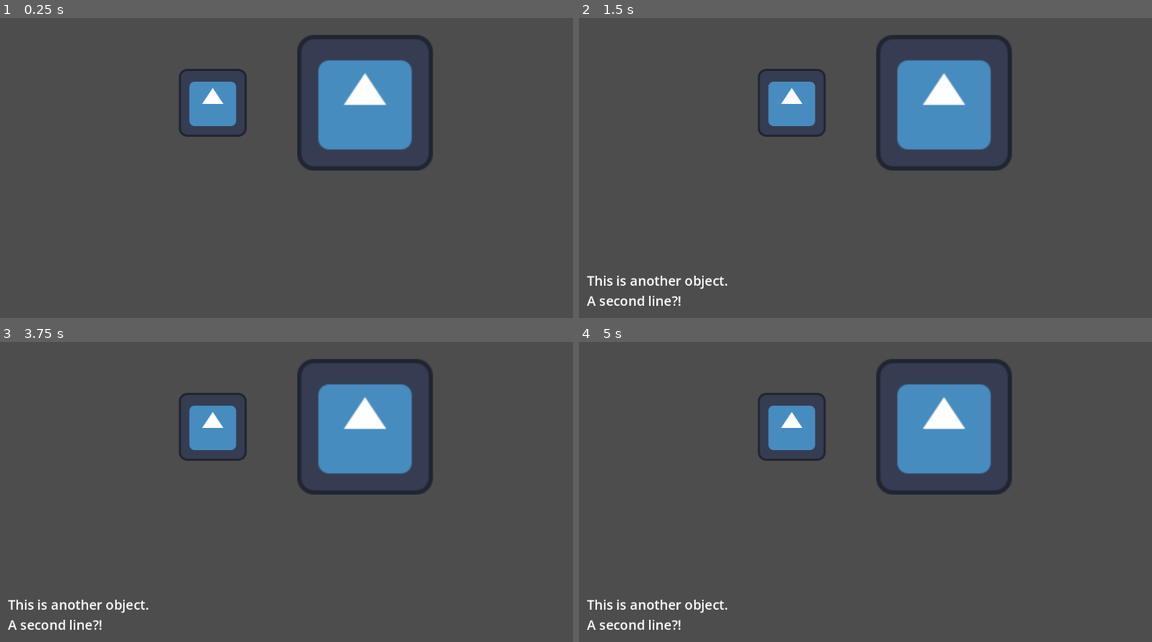
Above: before the commit, frames 1-4 (two rows, left to right).
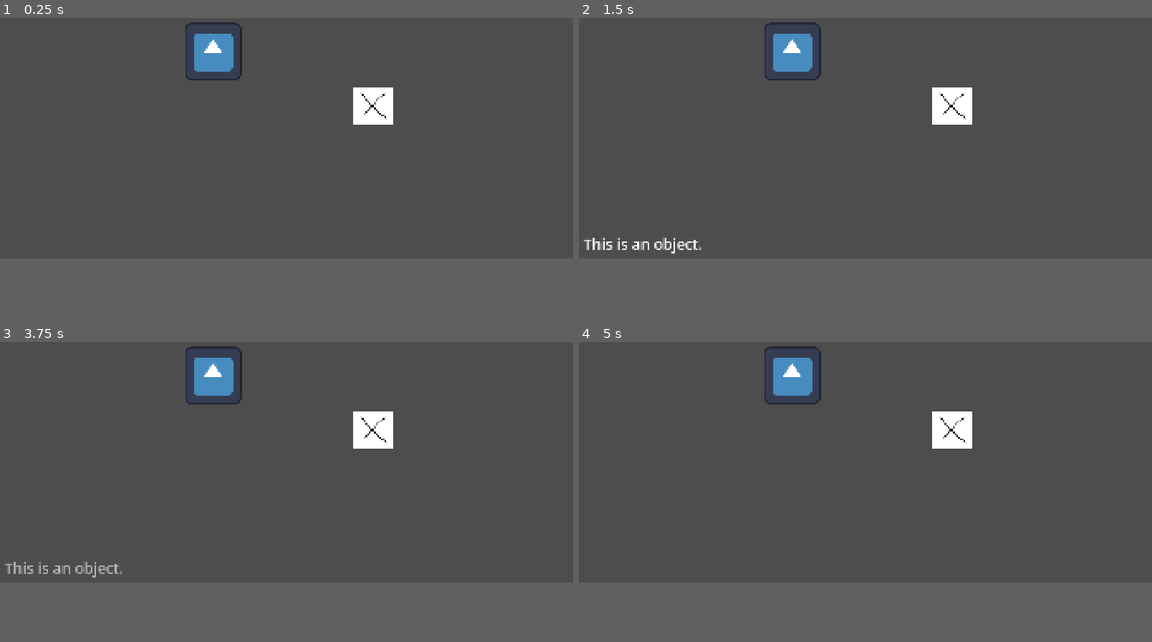
Above: after the commit, the same moments.

Repository: AEther-Frisko/point-n-click-game
Game: Godot game, scene res://shared/scenes/main.tscn
The game is run twice, just before and just after one commit, with the same random seed, the same clock (stepped at 60 frames per second) and the same inputs. The engine's default icon, where the game draws it, is replaced by a stand-in: a white triangle on a blue panel in a dark square.
Inputs (mouse positions are in pixels of both pictures, inside the frame that each line leads up to):
- Up to frame 1 (0.25 s): no input
- Up to frame 2 (1.5 s): tap Enter at 0.5 s; move the mouse to (791, 102) at 0.52 s; press the mouse at (791, 102) at 0.53 s; tap Space at 1.25 s; move the mouse to (945, 102) at 1.27 s; release the mouse at (945, 102) at 1.28 s; click (945, 102) at 1.35 s
- Up to frame 3 (3.75 s): tap Enter at 2, 3.5 s; move the mouse to (343, 366) at 2.02 s; press the mouse at (343, 366) at 2.03 s; tap Space at 2.75 s; move the mouse to (257, 528) at 2.77 s; release the mouse at (257, 528) at 2.78 s; click (257, 528) at 2.85 s; move the mouse to (458, 507) at 3.52 s; press the mouse at (458, 507) at 3.53 s
- Up to frame 4 (5 s): tap Space at 4.25 s; move the mouse to (693, 393) at 4.27 s; release the mouse at (693, 393) at 4.28 s; click (693, 393) at 4.35 s
The window is 800x533 before the commit and 800x450 after it. Grey fills any space a smaller window leaves; there, only what the larger window draws over its background counts as a difference.

The runs differ from the first frame. In frame 1, 8.6% of the frame differs, in the area x 31-76%, y 1-51%; in frame 2, 9.5%, in the area x 0-76%, y 1-96%; in frame 3, 9.5%; in frame 4, 9.2%.

Commit message:
prop tool code so sprite updates in editor

Diff:
--- a/entities/props/prop.gd
+++ b/entities/props/prop.gd
@@ -1,15 +1,15 @@
+@tool # allows sprites and collision shapes to show up in the editor
 extends Node2D
 
 @export var prop_data: PropData
 
+@onready var sprite := get_node("Sprite2D")
+
 signal prop_clicked(desc: String)
 
-func _ready() -> void:
-	add_to_group("props")
-
+func update_texture(new_texture: Texture2D) -> void:
 	# set prop sprite
-	var sprite := get_node("Sprite2D")
-	sprite.texture = prop_data.texture
+	sprite.texture = new_texture
 
 	# set collision shape to match sprite size
 	var texture_size = sprite.texture.get_size()
@@ -17,11 +17,25 @@
 	var collision_shape := get_node("ClickableArea/CollisionShape2D")
 	collision_shape.shape.size = texture_size
 
+func _ready() -> void:
+	add_to_group("props")
+
+	if prop_data == null:
+		return
+	update_texture(prop_data.texture)
+
 	# connect clickable area signals
-	var clickable_area = get_node("ClickableArea")
-	clickable_area.clicked.connect(_on_clicked)
-	clickable_area.mouse_entered.connect(_on_hover_start)
-	clickable_area.mouse_exited.connect(_on_hover_end)
+	if not Engine.is_editor_hint():
+		var clickable_area = get_node("ClickableArea")
+		clickable_area.clicked.connect(_on_clicked)
+		clickable_area.mouse_entered.connect(_on_hover_start)
+		clickable_area.mouse_exited.connect(_on_hover_end)
+
+func _process(_delta: float) -> void:
+	if prop_data == null:
+		sprite.texture = null
+	elif prop_data.texture != sprite.texture:
+		update_texture(prop_data.texture)
 
 func _on_clicked() -> void:
 	prop_clicked.emit(prop_data.description)
--- a/entities/props/prop.tscn
+++ b/entities/props/prop.tscn
@@ -2,17 +2,15 @@
 
 [ext_resource type="Script" uid="uid://ba5hfywndq3vs" path="res://entities/props/prop.gd" id="1_cdqb3"]
 [ext_resource type="PackedScene" uid="uid://bu6oosbwb10a6" path="res://systems/interaction/clickable_area.tscn" id="2_7c000"]
-[ext_resource type="Texture2D" uid="uid://3mexdu7ncd4s" path="res://test_cursor.png" id="2_cdqb3"]
 
-[sub_resource type="RectangleShape2D" id="RectangleShape2D_cdqb3"]
+[sub_resource type="RectangleShape2D" id="RectangleShape2D_7c000"]
 
 [node name="Prop" type="Node2D" unique_id=1491848127]
 script = ExtResource("1_cdqb3")
-cursor = ExtResource("2_cdqb3")
 
 [node name="Sprite2D" type="Sprite2D" parent="." unique_id=623627401]
 
 [node name="ClickableArea" parent="." unique_id=489507799 instance=ExtResource("2_7c000")]
 
 [node name="CollisionShape2D" type="CollisionShape2D" parent="ClickableArea" unique_id=1073838876]
-shape = SubResource("RectangleShape2D_cdqb3")
+shape = SubResource("RectangleShape2D_7c000")
--- a/entities/props/test_object_2.tres
+++ b/entities/props/test_object_2.tres
@@ -2,12 +2,11 @@
 
 [ext_resource type="Script" uid="uid://dvdndyww02s8t" path="res://entities/props/prop_data.gd" id="1_2ubjc"]
 [ext_resource type="Texture2D" uid="uid://3mexdu7ncd4s" path="res://test_cursor.png" id="1_rqqgd"]
-[ext_resource type="Texture2D" uid="uid://ck65xypecjrwo" path="res://icon.svg" id="2_26rf5"]
 
 [resource]
 script = ExtResource("1_2ubjc")
 description = "This is another object.
 A second line?!"
-texture = ExtResource("2_26rf5")
+texture = ExtResource("1_rqqgd")
 cursor = ExtResource("1_rqqgd")
 metadata/_custom_type_script = "uid://dvdndyww02s8t"
--- a/project.godot
+++ b/project.godot
@@ -21,8 +21,11 @@
 
 [display]
 
-window/size/viewport_width=1080
-window/size/viewport_height=720
+window/size/viewport_width=1920
+window/size/viewport_height=1080
+window/size/window_width_override=1280
+window/size/window_height_override=720
+window/stretch/mode="canvas_items"
 
 [file_customization]
 
--- a/shared/scenes/main.tscn
+++ b/shared/scenes/main.tscn
@@ -1,8 +1,8 @@
 [gd_scene format=3 uid="uid://cxh75pt8f652c"]
 
 [ext_resource type="Script" uid="uid://c3w4jva14www2" path="res://systems/ui/gui.gd" id="1_1nha7"]
-[ext_resource type="Resource" uid="uid://ywo2utjp76nk" path="res://entities/props/test_object.tres" id="3_m4i1k"]
-[ext_resource type="PackedScene" uid="uid://q57c5k076cra" path="res://entities/props/prop.tscn" id="3_n4xtn"]
+[ext_resource type="PackedScene" uid="uid://q57c5k076cra" path="res://entities/props/prop.tscn" id="2_1nha7"]
+[ext_resource type="Resource" uid="uid://ywo2utjp76nk" path="res://entities/props/test_object.tres" id="3_n4xtn"]
 [ext_resource type="Resource" uid="uid://b1qe8bvlb82mu" path="res://entities/props/test_object_2.tres" id="4_m4i1k"]
 
 [node name="Main" type="Node" unique_id=1543907092]
@@ -32,19 +32,18 @@
 
 [node name="TextDisplay" type="Label" parent="GUI/MarginContainer" unique_id=1228492692]
 unique_name_in_owner = true
-modulate = Color(1, 1, 1, 0)
 layout_mode = 2
 size_flags_horizontal = 0
 size_flags_vertical = 8
-theme_override_font_sizes/font_size = 25
+theme_override_font_sizes/font_size = 50
 
 [node name="World" type="Node2D" parent="." unique_id=931716194]
 
-[node name="Prop" parent="World" unique_id=1491848127 instance=ExtResource("3_n4xtn")]
-position = Vector2(401, 314)
-prop_data = ExtResource("3_m4i1k")
+[node name="Prop" parent="World" unique_id=1491848127 instance=ExtResource("2_1nha7")]
+position = Vector2(714, 386)
+scale = Vector2(1.5, 1.5)
+prop_data = ExtResource("3_n4xtn")
 
-[node name="Prop2" parent="World" unique_id=422878812 instance=ExtResource("3_n4xtn")]
-position = Vector2(688, 314)
-scale = Vector2(2, 2)
+[node name="Prop2" parent="World" unique_id=2008101674 instance=ExtResource("2_1nha7")]
+position = Vector2(1251, 568)
 prop_data = ExtResource("4_m4i1k")
--- a/systems/ui/gui.gd
+++ b/systems/ui/gui.gd
@@ -3,8 +3,12 @@
 @onready var text_display: Label = %TextDisplay
 @onready var props = get_tree().get_nodes_in_group("props")
 
+func _ready() -> void:
+	# text display is invisible until needed
+	text_display.set_modulate(Color.TRANSPARENT)
+
 # Keeps all prop signals connected to the GUI, even as they are added/removed.
-# But it's kinda ugly and I will likely be changing it later
+# But it's kinda ugly so I might be changing it later
 func _process(_delta: float) -> void:
 	var current_props = get_tree().get_nodes_in_group("props")
 	if props != current_props:
